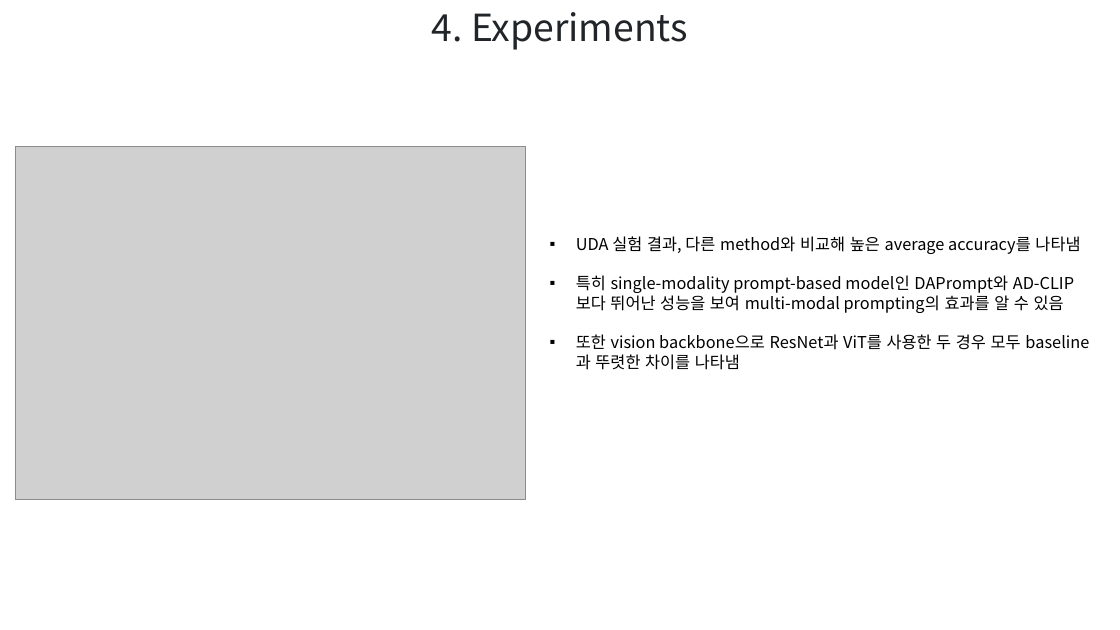
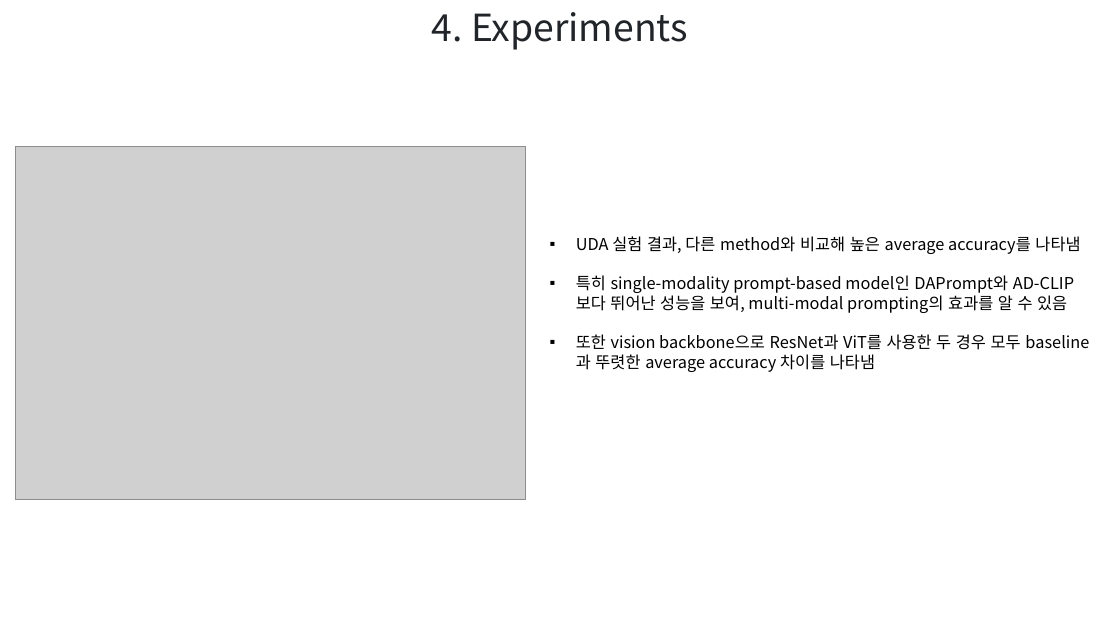
Before and after one commit to hbcho03/cvpr, a slide deck: slide 14 of CVPR/논문/DAMP PPT.pptx. Drawn at 1120x630 pixels with LibreOffice and Linux fonts; fonts in the diff are those of the drawing; grey boxes stand for pictures. Boxes give left, top, right and bottom in pixels: in the first picture for what was removed or moved away, otherwise in the second. Text is boxed around its words. In the diff, an @@ line names an element or a change of style, - is before the commit and + after.

```diff
--- a/CVPR/논문/DAMP PPT.pptx
+++ b/CVPR/논문/DAMP PPT.pptx
@@ text at (x1=576, y1=275, x2=1074, y2=372): text changed @@
-▪ 특히 single-modality prompt-based model인 DAPrompt와 AD-CLIP보다 뛰어난 성능을 보여 multi-modal prompting의 효과를 알 수 있음
-▪ 또한 vision backbone으로 ResNet과 ViT를 사용한 두 경우 모두 baseline과 뚜렷한 차이를 나타냄
+▪ 특히 single-modality prompt-based model인 DAPrompt와 AD-CLIP보다 뛰어난 성능을 보여, multi-modal prompting의 효과를 알 수 있음
+▪ 또한 vision backbone으로 ResNet과 ViT를 사용한 두 경우 모두 baseline과 뚜렷한 average accuracy 차이를 나타냄
```
Also in this commit, not shown: 8 other slides changed, 3 slides added, 1 other file.
